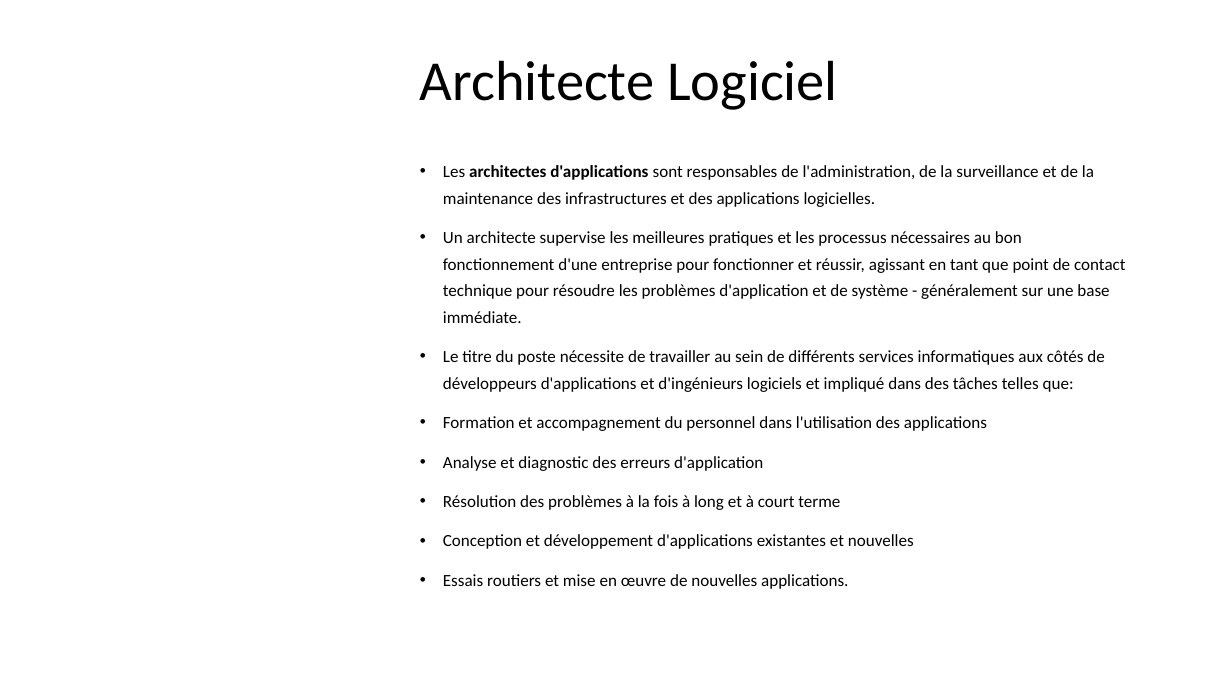
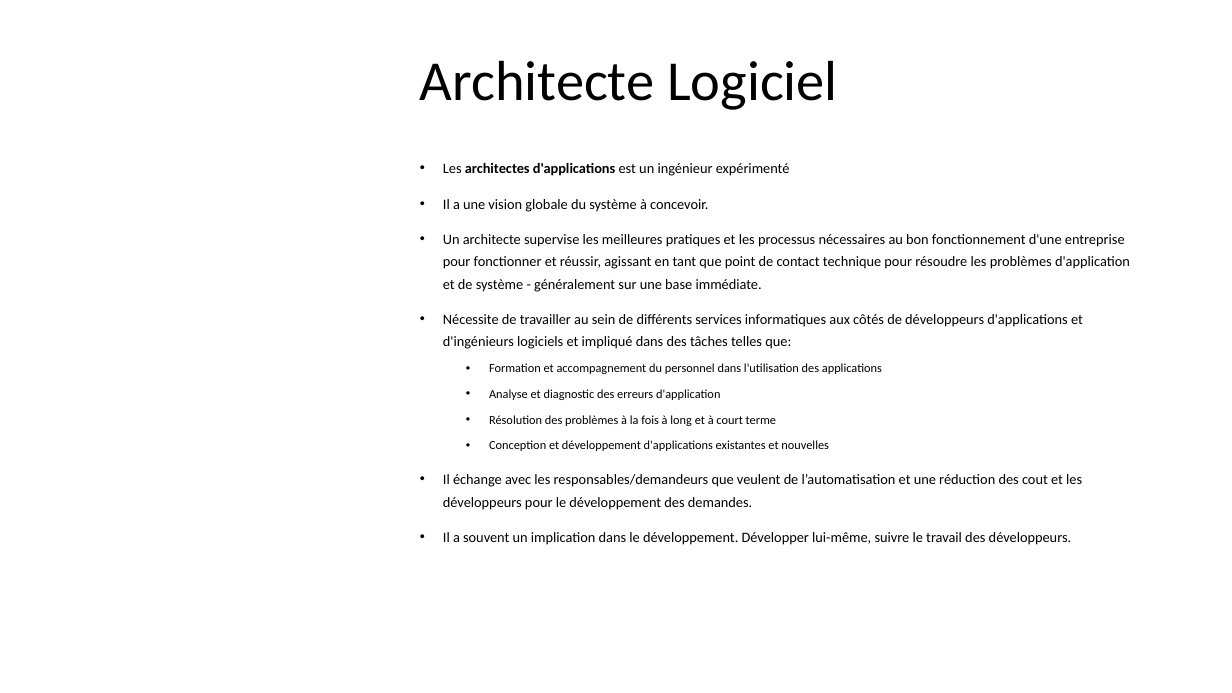
Before and after one commit to Solifred38/cv, a slide deck: slide 13 of Profiles_jobs_it.pptx (slide 10 before the commit). Drawn at 1232x693 pixels with LibreOffice and Linux fonts; fonts in the diff are those of the drawing; background and template pictures are left out. Boxes give left, top, right and bottom in pixels: in the first picture for what was removed or moved away, otherwise in the second. Text is boxed around its words. In the diff, an @@ line names an element or a change of style, - is before the commit and + after.

```diff
--- a/Profiles_jobs_it.pptx
+++ b/Profiles_jobs_it.pptx
@@ text at (x1=443, y1=163, x2=790, y2=212): text changed; size 13.3 to 11.2 pt @@
-• Les architectes d'applications sont responsables de l'administration, de la surveillance et de la maintenance des infrastructures et des applications logicielles.
+• Les architectes d'applications est un ingénieur expérimenté
+• Il a une vision globale du système à concevoir.
@@ text at (x1=443, y1=234, x2=1130, y2=451): size 13.3 to 11.2 pt in "Un architecte supervise les meilleures pratiques et ..."; size 13.3 to 9.6 pt in "Formation et accompagnement du personnel dans l'utilisation ...", "Analyse et diagnostic des erreurs d'application", "Résolution des problèmes à la fois à ...", "Conception et développement d'applications existantes et nou ..."; list level 1 to 2 in "Formation et accompagnement du personnel ..."; list level 1 to 2 in "Analyse et diagnostic des erreurs ..."; list level 1 to 2 in "Résolution des problèmes à la ..."; list level 1 to 2 in "Conception et développement d'applications existantes ..." @@
@@ text at (x1=443, y1=314, x2=1083, y2=349): text changed; size 13.3 to 11.2 pt @@
-• Le titre du poste nécessite de travailler au sein de différents services informatiques aux côtés de développeurs d'applications et d'ingénieurs logiciels et impliqué dans des tâches telles que:
+• Nécessite de travailler au sein de différents services informatiques aux côtés de développeurs d'applications et d'ingénieurs logiciels et impliqué dans des tâches telles que:
@@ text at (x1=443, y1=474, x2=1082, y2=545): text changed; size 13.3 to 11.2 pt @@
-• Essais routiers et mise en œuvre de nouvelles applications.
+• Il échange avec les responsables/demandeurs que veulent de l’automatisation et une réduction des cout et les développeurs pour le développement des demandes.
+• Il a souvent un implication dans le développement. Développer lui-même, suivre le travail des développeurs.
```
Also in this commit, not shown: 19 other slides changed, 15 slides added.
